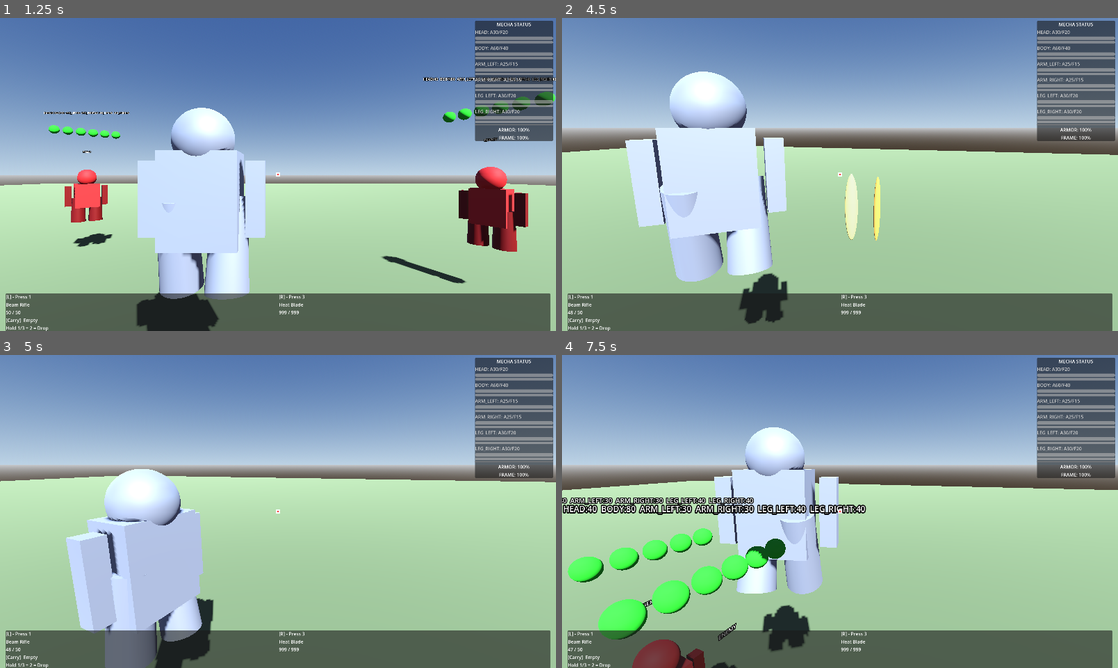
Above: before the commit, frames 1-4 (two rows, left to right).
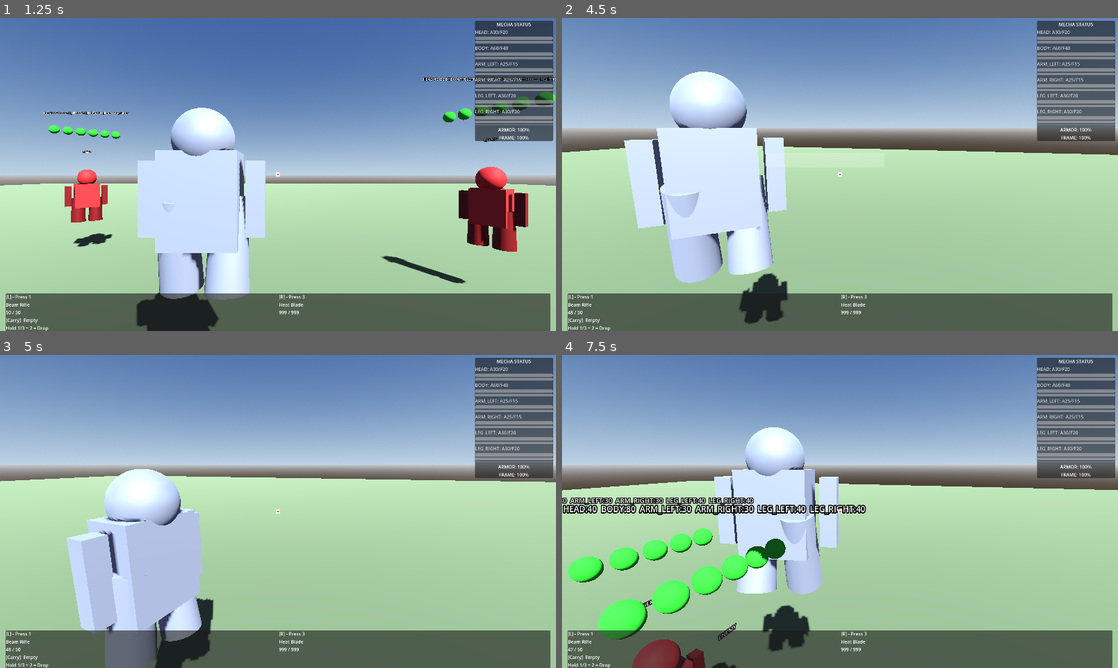
Above: after the commit, the same moments.

Repository: iHaveNoKnowledge/Godot_Project_rogue_mech
Game: Godot game, scene res://scenes/main_menu/main_menu.tscn
Same seed, same stepped clock (60 frames per second), same inputs: the game is played once before the commit and once after it.
Inputs (mouse positions are in pixels of both pictures, inside the frame that each line leads up to):
- Up to frame 1 (1.25 s): click "New Game" at 0.5 s
- Up to frame 2 (4.5 s): move the mouse to (867, 174) at 1.27 s; hold Middle mouse button (aim) 1.28-2.03 s; hold W (move_forward) 1.28-2.78 s; click (867, 174) at 1.42 s; tap Space (jump) at 1.52, 2.27, 3.77 s; move the mouse to (812, 174) at 2.02 s; tap Tab (camera_unlock) at 2.1 s; move the mouse to (895, 105) at 2.77 s; hold D (move_right) 2.78-3.53 s; tap X (eject) at 2.85 s; move the mouse to (812, 237) at 3.52 s; hold W (move_forward) 3.53-4.28 s; click (812, 237) at 3.6 s; move the mouse to (1006, 221) at 4.27 s; hold A (move_left) from 4.28 s (still down); hold Right mouse button (fire_right) from 4.28 s (still down)
- Up to frame 3 (5 s): keep holding A (move_left); keep holding Right mouse button (fire_right); tap Space (jump) at 4.52 s
- Up to frame 4 (7.5 s): move the mouse to (673, 464) at 5.02 s; release Right mouse button (fire_right) at 5.03 s; tap E (interact) at 5.1 s; tap Space (jump) at 5.27, 6.77 s; move the mouse to (867, 511) at 5.77 s; release A (move_left) at 5.78 s; hold S (move_back) 5.78-6.53 s; hold Shift (strafe) 5.78-6.53 s; click (867, 511) at 5.92 s; move the mouse to (756, 433) at 6.52 s; hold D (move_right) 6.53-7.28 s; tap 2 (weapon_drop) at 6.6 s; move the mouse to (962, 495) at 7.27 s; hold W (move_forward) from 7.28 s (still down); hold Middle mouse button (aim) from 7.28 s (still down)

Frame 1 is identical in both runs. In frame 2, 1.1% of the frame differs, in the area x 11-58%, y 22-98%; in frame 3, 0.3%; in frame 4, 0.4%.

Commit message:
feat: fix shooting direction and add melee trail attack
- Fix fire direction to use viewport.get_world_3d() for accurate raycast
- Add melee trail effect (blue/white glowing slash)
- Melee weapons auto-face crosshair direction before attacking
- Melee check hits via raycast in attack direction
- Damage numbers show on melee hits

Diff:
--- /dev/null
+++ b/scripts/effects/melee_trail.gd
@@ -0,0 +1,42 @@
+extends Node3D
+
+@export var trail_length: float = 1.5
+@export var trail_width: float = 0.3
+@export var trail_color: Color = Color(0.8, 0.9, 1.0, 0.8)
+
+var mesh_instance: MeshInstance3D
+var material: StandardMaterial3D
+var timer: float = 0.0
+
+
+func _ready() -> void:
+	mesh_instance = MeshInstance3D.new()
+	var box = BoxMesh.new()
+	box.size = Vector3(trail_width, trail_length, 0.05)
+	mesh_instance.mesh = box
+
+	material = StandardMaterial3D.new()
+	material.transparency = BaseMaterial3D.TRANSPARENCY_ALPHA
+	material.albedo_color = trail_color
+	material.emission_enabled = true
+	material.emission = trail_color
+	material.emission_energy_multiplier = 2.0
+	material.no_depth_test = true
+	mesh_instance.material_override = material
+
+	add_child(mesh_instance)
+
+
+func _process(delta: float) -> void:
+	timer += delta
+	var alpha = 1.0 - (timer / 0.3)
+	if alpha <= 0.0:
+		queue_free()
+		return
+	material.albedo_color.a = alpha
+	material.emission_energy_multiplier = alpha * 2.0
+
+
+func setup(direction: Vector3) -> void:
+	look_at(global_position + direction, Vector3.UP)
+	rotate_object_local(Vector3.FORWARD, deg_to_rad(90))
--- /dev/null
+++ b/scripts/mecha/melee_attack.gd
@@ -0,0 +1,116 @@
+extends Node3D
+
+@export var attack_range: float = 3.0
+@export var attack_damage: float = 40.0
+@export var attack_cooldown: float = 1.0
+@export var swing_speed: float = 10.0
+
+var attack_timer: float = 0.0
+var is_swinging: bool = false
+var swing_angle: float = 0.0
+var swing_direction: Vector3 = Vector3.FORWARD
+var trail_scene: PackedScene = null
+
+
+func _ready() -> void:
+	trail_scene = load("res://scripts/effects/melee_trail.gd") as PackedScene
+
+
+func _process(delta: float) -> void:
+	attack_timer -= delta
+
+	if is_swinging:
+		_update_swing(delta)
+
+
+func can_attack() -> bool:
+	return attack_timer <= 0.0
+
+
+func attack(mecha: Node3D) -> void:
+	if not can_attack():
+		return
+
+	attack_timer = attack_cooldown
+	is_swinging = true
+	swing_angle = 0.0
+
+	_face_crosshair(mecha)
+	_spawn_trail()
+	_check_hit(mecha)
+
+
+func _face_crosshair(mecha: Node3D) -> void:
+	var cam = get_viewport().get_camera_3d()
+	if cam == null:
+		return
+
+	var viewport_size = get_viewport().get_visible_rect().size
+	var center = viewport_size / 2.0
+	var ray_origin = cam.project_ray_origin(center)
+	var ray_dir = cam.project_ray_normal(center)
+
+	var space_state = get_viewport().get_world_3d().direct_space_state
+	var query = PhysicsRayQueryParameters3D.create(ray_origin, ray_origin + ray_dir * 500.0)
+	query.collision_mask = 13
+	var result = space_state.intersect_ray(query)
+
+	var target_point: Vector3
+	if result:
+		target_point = result["position"]
+	else:
+		target_point = ray_origin + ray_dir * 500.0
+
+	var dir = (target_point - mecha.global_position).normalized()
+	dir.y = 0.0
+	if dir.length() > 0.1:
+		var target_angle = atan2(dir.x, dir.z)
+		mecha.rotation.y = lerp_angle(mecha.rotation.y, target_angle, 0.3)
+		swing_direction = dir
+
+
+func _spawn_trail() -> void:
+	var trail = MeshInstance3D.new()
+	var box = BoxMesh.new()
+	box.size = Vector3(0.3, 2.0, 0.05)
+	trail.mesh = box
+
+	var mat = StandardMaterial3D.new()
+	mat.transparency = BaseMaterial3D.TRANSPARENCY_ALPHA
+	mat.albedo_color = Color(0.8, 0.9, 1.0, 0.8)
+	mat.emission_enabled = true
+	mat.emission = Color(0.5, 0.7, 1.0)
+	mat.emission_energy_multiplier = 2.0
+	mat.no_depth_test = true
+	trail.material_override = mat
+
+	get_tree().current_scene.add_child(trail)
+	trail.global_position = global_position + swing_direction * 1.5 + Vector3(0, 1, 0)
+	trail.look_at(trail.global_position + swing_direction, Vector3.UP)
+	trail.rotate_object_local(Vector3.FORWARD, deg_to_rad(90))
+
+	var tween = get_tree().create_tween()
+	tween.tween_property(mat, "albedo_color:a", 0.0, 0.3)
+	tween.tween_callback(trail.queue_free)
+
+
+func _update_swing(delta: float) -> void:
+	swing_angle += swing_speed * delta
+	if swing_angle >= 180.0:
+		is_swinging = false
+
+
+func _check_hit(mecha: Node3D) -> void:
+	var space_state = get_viewport().get_world_3d().direct_space_state
+	var mecha_pos = mecha.global_position + Vector3(0, 1.5, 0)
+	var end_pos = mecha_pos + swing_direction * attack_range
+
+	var query = PhysicsRayQueryParameters3D.create(mecha_pos, end_pos)
+	query.collision_mask = 8
+	var result = space_state.intersect_ray(query)
+
+	if result:
+		var collider = result["collider"]
+		if collider.has_method("take_damage"):
+			collider.take_damage(attack_damage, "melee")
+			EffectManager.spawn_damage_number(result["position"] + Vector3(0, 1, 0), attack_damage, Color(1, 0.5, 0))
--- a/scripts/mecha/weapon_manager.gd
+++ b/scripts/mecha/weapon_manager.gd
@@ -204,7 +204,11 @@
 
 	ammo_pool[weapon.weapon_name] = current_ammo - weapon.ammo_per_shot
 	ammo_changed.emit(hand, _get_ammo(weapon), weapon.max_ammo)
-	_fire_projectile(hand, weapon)
+
+	if weapon.weapon_type == 4:
+		_melee_attack(hand, weapon)
+	else:
+		_fire_projectile(hand, weapon)
 
 
 func _fire_projectile(hand: String, weapon: WeaponPart) -> void:
@@ -239,6 +243,80 @@
 	EffectManager.spawn_muzzle_flash(spawn_pos, direction)
 
 
+func _melee_attack(hand: String, weapon: WeaponPart) -> void:
+	var mecha = get_parent()
+	var cam = get_viewport().get_camera_3d()
+	if cam == null or mecha == null:
+		return
+
+	var viewport_size = get_viewport().get_visible_rect().size
+	var center = viewport_size / 2.0
+	var ray_origin = cam.project_ray_origin(center)
+	var ray_dir = cam.project_ray_normal(center)
+
+	var space_state = get_viewport().get_world_3d().direct_space_state
+	var query = PhysicsRayQueryParameters3D.create(ray_origin, ray_origin + ray_dir * 500.0)
+	query.collision_mask = 13
+	var result = space_state.intersect_ray(query)
+
+	var target_point: Vector3
+	if result:
+		target_point = result["position"]
+	else:
+		target_point = ray_origin + ray_dir * 500.0
+
+	var dir = (target_point - mecha.global_position).normalized()
+	dir.y = 0.0
+	if dir.length() > 0.1:
+		var target_angle = atan2(dir.x, dir.z)
+		mecha.rotation.y = lerp_angle(mecha.rotation.y, target_angle, 0.3)
+
+	_spawn_melee_trail(mecha, dir)
+	_check_melee_hit(mecha, dir, weapon.damage)
+
+
+func _spawn_melee_trail(mecha: Node3D, direction: Vector3) -> void:
+	var trail = MeshInstance3D.new()
+	var box = BoxMesh.new()
+	box.size = Vector3(0.3, 2.5, 0.05)
+	trail.mesh = box
+
+	var mat = StandardMaterial3D.new()
+	mat.transparency = BaseMaterial3D.TRANSPARENCY_ALPHA
+	mat.albedo_color = Color(0.8, 0.9, 1.0, 0.9)
+	mat.emission_enabled = true
+	mat.emission = Color(0.5, 0.7, 1.0)
+	mat.emission_energy_multiplier = 3.0
+	mat.no_depth_test = true
+	trail.material_override = mat
+
+	get_tree().current_scene.add_child(trail)
+	var offset = direction * 1.5 + Vector3(0, 1.5, 0)
+	trail.global_position = mecha.global_position + offset
+	trail.look_at(trail.global_position + direction, Vector3.UP)
+	trail.rotate_object_local(Vector3.FORWARD, deg_to_rad(90))
+
+	var tween = get_tree().create_tween()
+	tween.tween_property(mat, "albedo_color:a", 0.0, 0.25)
+	tween.tween_callback(trail.queue_free)
+
+
+func _check_melee_hit(mecha: Node3D, direction: Vector3, damage: float) -> void:
+	var space_state = get_viewport().get_world_3d().direct_space_state
+	var mecha_pos = mecha.global_position + Vector3(0, 1.5, 0)
+	var end_pos = mecha_pos + direction * 3.0
+
+	var query = PhysicsRayQueryParameters3D.create(mecha_pos, end_pos)
+	query.collision_mask = 8
+	var result = space_state.intersect_ray(query)
+
+	if result:
+		var collider = result["collider"]
+		if collider.has_method("take_damage"):
+			collider.take_damage(damage, "melee")
+			EffectManager.spawn_damage_number(result["position"] + Vector3(0, 1, 0), damage, Color(1, 0.5, 0))
+
+
 func _get_fire_direction() -> Vector3:
 	var cam = get_viewport().get_camera_3d()
 	if cam == null:
@@ -249,19 +327,24 @@
 	var ray_origin = cam.project_ray_origin(center)
 	var ray_dir = cam.project_ray_normal(center)
 
-	var space_state = get_world_3d().direct_space_state
-	var query = PhysicsRayQueryParameters3D.create(ray_origin, ray_origin + ray_dir * 200.0)
-	query.collision_mask = 5
+	var space_state = get_viewport().get_world_3d().direct_space_state
+	var query = PhysicsRayQueryParameters3D.create(ray_origin, ray_origin + ray_dir * 500.0)
+	query.collision_mask = 13
 	var result = space_state.intersect_ray(query)
 
 	var target_point: Vector3
 	if result:
 		target_point = result["position"]
 	else:
-		target_point = ray_origin + ray_dir * 200.0
-
-	var fire_origin = get_parent().global_position + Vector3(0, 1.5, 0)
-	return (target_point - fire_origin).normalized()
+		target_point = ray_origin + ray_dir * 500.0
+
+	var mecha = get_parent()
+	if mecha:
+		var mecha_pos = mecha.global_position + Vector3(0, 1.5, 0)
+		var dir = (target_point - mecha_pos).normalized()
+		return dir
+
+	return ray_dir
 
 
 # ========================
